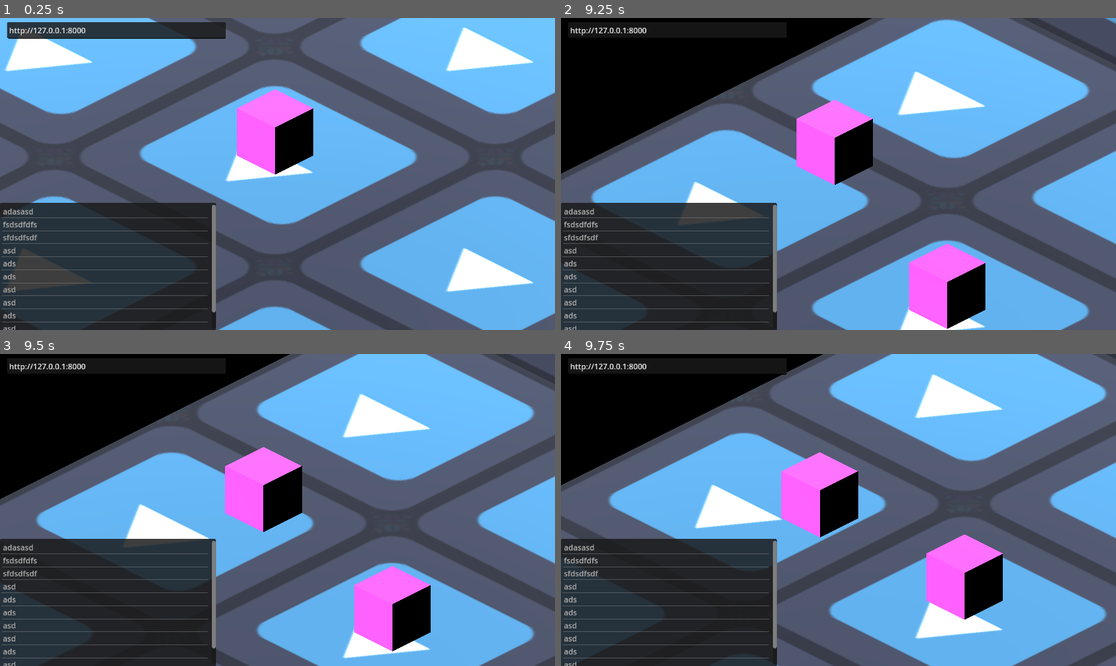
Above: before the commit, frames 1-4 (two rows, left to right).
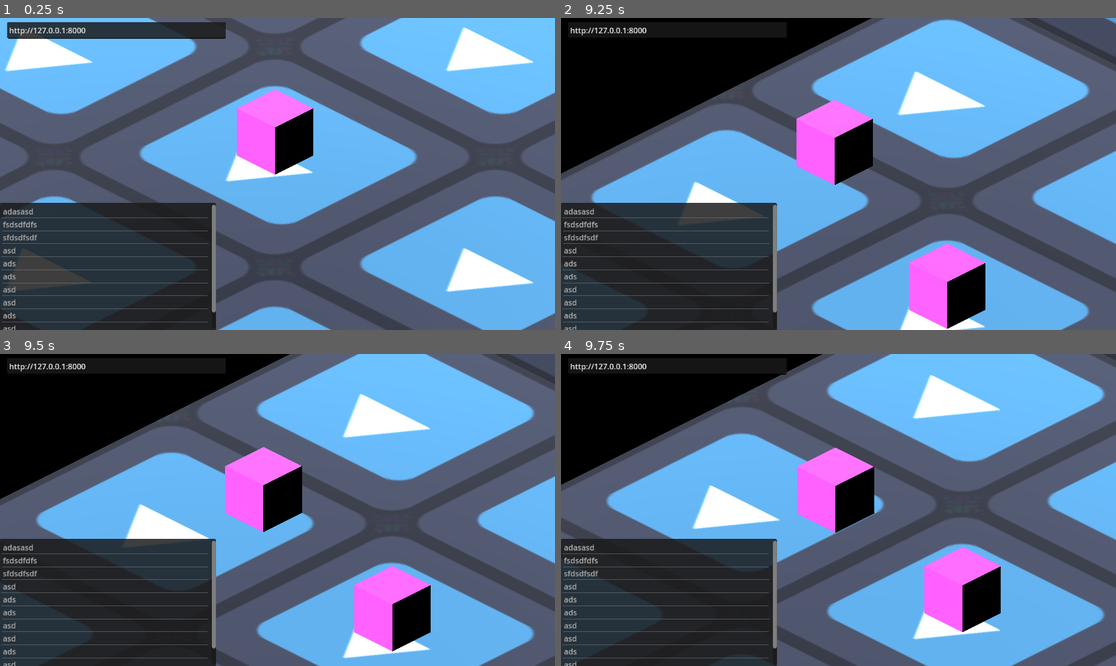
Above: after the commit, the same moments.

Repository: mkualquiera/infinite-something-gd
Game: Godot game, scene res://generator.tscn
Two runs of this game, one before a commit and one after it. Both use one fixed random seed, a clock stepped at 60 frames per second and the inputs below. This scene is started directly instead of the project's main scene. The engine's default icon, where the game draws it, is replaced by a stand-in: a white triangle on a blue panel in a dark square.
Inputs (mouse positions are in pixels of both pictures, inside the frame that each line leads up to):
- Up to frame 1 (0.25 s): no input
- Up to frame 2 (9.25 s): tap Enter at 0.5 s; move the mouse to (960, 158) at 0.52 s; click (960, 158) at 0.67 s; move the mouse to (727, 189) at 1.27 s; click (727, 189) at 1.42 s; move the mouse to (894, 105) at 2.02 s; click (894, 105) at 2.17 s; move the mouse to (810, 236) at 2.77 s; click (810, 236) at 2.92 s; move the mouse to (1005, 220) at 3.52 s; click (1005, 220) at 3.67 s; move the mouse to (672, 127) at 4.27 s; click (672, 127) at 4.42 s; move the mouse to (866, 174) at 5.02 s; click (866, 174) at 5.17 s; move the mouse to (755, 96) at 5.77 s; click (755, 96) at 5.92 s; move the mouse to (960, 158) at 6.52 s; click (960, 158) at 6.67 s; move the mouse to (727, 189) at 7.27 s; click (727, 189) at 7.42 s; move the mouse to (894, 105) at 8.02 s; click (894, 105) at 8.17 s; move the mouse to (810, 236) at 8.77 s; click (810, 236) at 8.92 s
- Up to frame 3 (9.5 s): no input
- Up to frame 4 (9.75 s): move the mouse to (1005, 556) at 9.52 s; click (1005, 556) at 9.67 s

Frames 1-3 are identical in both runs. In frame 4, 6.3% of the frame differs, in the area x 0-100%, y 0-100%.
Error before the commit: Trying to assign value of type 'Nil' to a variable of type 'Dictionary'. (res://Scripts/RoomController.gd:94)
Error after the commit: Trying to assign value of type 'Nil' to a variable of type 'Dictionary'. (res://Scripts/RoomController.gd:114)

Commit message:
[ room_gen ] loading queue

Diff:
--- a/Scenes/room.tscn
+++ b/Scenes/room.tscn
@@ -33,7 +33,7 @@
 transform = Transform3D(1, -3.13716e-22, -7.10543e-15, 2.75725e-22, 1, -1.42109e-14, 7.10543e-15, -1.51583e-28, 1, 0, 1.19209e-07, 5.68434e-14)
 script = ExtResource("1_vpq05")
 
-[node name="RoomController" type="NavigationRegion3D" parent="." node_paths=PackedStringArray("floor", "l_wall")]
+[node name="RoomController" type="NavigationRegion3D" parent="." node_paths=PackedStringArray("floor", "l_wall", "music_gen")]
 transform = Transform3D(1, 3.13716e-22, 7.10543e-15, -2.75726e-22, 1, 1.42109e-14, -7.10543e-15, 1.51583e-28, 1, -4.41295e-28, -1.19209e-07, -5.68434e-14)
 navigation_mesh = SubResource("NavigationMesh_qtd14")
 script = ExtResource("3_htjng")
@@ -41,6 +41,7 @@
 load_on_ready = true
 floor = NodePath("../Floor")
 l_wall = NodePath("../LeftWall")
+music_gen = NodePath("../AudioStreamPlayer/MusicGenerator")
 
 [node name="Floor" type="MeshInstance3D" parent="."]
 transform = Transform3D(-9, 1.35896e-06, 1.97083e-14, 2.17935e-20, -3.93402e-07, 2.986, 1.35896e-06, 9, 1.30522e-07, -0.005, 0.011, 0)
@@ -96,7 +97,6 @@
 
 [node name="MusicGenerator" type="Node" parent="AudioStreamPlayer"]
 script = ExtResource("5_qda7y")
-load_on_ready = true
 
 [node name="MeshInstance3D" type="MeshInstance3D" parent="."]
 transform = Transform3D(0.984, -5.38099e-43, 0, -1.61523e-30, 0.5, 0, 0, 0, 0.984, -4.41295e-28, 0, -4.5)
--- a/Scripts/MeshGenerator.gd
+++ b/Scripts/MeshGenerator.gd
@@ -3,6 +3,8 @@
 
 @export var mesh_description = "Underwater"
 @export var load_on_ready = false
+
+signal done_loading()
 
 func _ready():
 	if load_on_ready:
@@ -45,3 +47,5 @@
 	# Set the material to the mesh
 	var mesh_instance = get_parent()
 	mesh_instance.mesh = mesh
+
+	emit_signal("done_loading")
--- a/Scripts/MusicGenerator.gd
+++ b/Scripts/MusicGenerator.gd
@@ -1,9 +1,12 @@
 extends Node
+class_name MusicGenerator
 
 @export var music_description = "Drums, tribal, indigenous, dangerous"
 @export var load_on_ready = false
 @export var duration = 30.0
 @export var loops = 3
+
+signal done_loading()
 
 func _ready():
 	if load_on_ready:
@@ -45,6 +48,7 @@
 
 		var audio_player: AudioStreamPlayer = get_parent()
 		audio_player.stream = audio_stream
-		audio_player.play()
 	else:
 		print("Audio fail", result, "and", response_code)
+
+	emit_signal("done_loading")
--- a/Scripts/ObjectController.gd
+++ b/Scripts/ObjectController.gd
@@ -10,6 +10,18 @@
 func _ready():
 	pass # Replace with function body.
 
+var loading_counter: int = 0
+var loading_debounced: bool = false
+
+signal on_done_loading()
+
+func on_child_done_loading():
+	if loading_debounced:
+		return
+	loading_counter -= 1
+	if loading_counter <= 0:
+		emit_signal("on_done_loading")
+		loading_debounced = true
 
 # Called every frame. 'delta' is the elapsed time since the previous frame.
 func _process(delta):
@@ -37,6 +49,7 @@
 		HTTPClient.METHOD_POST, json_request)
 	if error != OK:
 		push_error("An error occurred in the HTTP request.")
+	loading_counter += 1
 
 	http_request = HTTPRequest.new()
 	add_child(http_request)
@@ -47,6 +60,7 @@
 		HTTPClient.METHOD_POST, json_request)
 	if error != OK:
 		push_error("An error occurred in the HTTP request.")
+	loading_counter += 1
 
 func _on_prompt_generated(result, response_code, headers, body):
 
@@ -58,6 +72,7 @@
 
 	var texture_generator: MeshGenerator = get_parent().get_child(1)
 	texture_generator.mesh_description = prompt
+	texture_generator.connect("done_loading",on_child_done_loading)
 	texture_generator.do_load()
 
 func _on_interactions_generated(result, response_code, headers, body):
@@ -66,6 +81,7 @@
 	var data = JSON.parse_string(json)
 
 	interactions = data["interactions"]
+	on_child_done_loading()
 	print_debug(interactions)
 
 func do_interaction(index):
--- a/Scripts/RoomController.gd
+++ b/Scripts/RoomController.gd
@@ -1,15 +1,26 @@
-extends Node3D
+extends Node
 class_name RoomController
 
 @export var room_theme = "A videogame with the theme: Underwater"
 @export var load_on_ready = false
 @export var floor: MeshInstance3D
 @export var l_wall: MeshInstance3D
+@export var music_gen: MusicGenerator
 @export var obj_padding: float = 0.5
 @export var room_manager: RoomManager
 @export var room_position: Vector2i
 var controllers: Array[ObjectController]
 var world: Dictionary
+
+var loading_counter: int = 0
+
+signal on_done_loading(pos)
+
+func on_child_done_loading():
+	loading_counter -= 1
+	print_debug("Loading counter ", loading_counter)
+	if loading_counter <= 0:
+		emit_signal("on_done_loading", room_position)
 
 # Called when the node enters the scene tree for the first time.
 func _ready():
@@ -69,16 +80,25 @@
 	if error != OK:
 		push_error("An error occurred in the HTTP request.")
 
+	loading_counter += 1
+	music_gen.connect("done_loading",on_child_done_loading)
+	music_gen.do_load()
+
+
 func _on_room_texture_prompts_generated(result, response_code, headers, body):
 	var json = body.get_string_from_utf8()
 	var data = JSON.parse_string(json)
 
 	var floor_gen: TextureGenerator = floor.get_child(0)
 	floor_gen.texture_description = data["floor_texture"]
+	loading_counter += 1
+	floor_gen.connect("done_loading",on_child_done_loading)
 	floor_gen.do_load()
 
 	var wall_l_gen: TextureGenerator = l_wall.get_child(0)
 	wall_l_gen.texture_description = data["wall_texture"]
+	loading_counter += 1
+	wall_l_gen.connect("done_loading",on_child_done_loading)
 	wall_l_gen.do_load()
 
 # Called every frame. 'delta' is the elapsed time since the previous frame.
@@ -94,9 +114,11 @@
 	world = data
 
 	for object in data["objects"]:
+		loading_counter += 1
 		var controller = _create_object(object, false)
 		controllers.append(controller)
 		controller.update_rendering(data)
+		controller.connect("on_done_loading", on_child_done_loading)
 
 func do_interaction(object: ObjectController, interaction):
 	# Create an HTTP request node and connect its completion signal.
@@ -203,7 +225,8 @@
 
 
 func _on_player_enter():
-	room_manager.instantiate_room(room_position + Vector2i(1,0))
-	room_manager.instantiate_room(room_position + Vector2i(0,1))
-	room_manager.instantiate_room(room_position + Vector2i(-1,0))
-	room_manager.instantiate_room(room_position + Vector2i(0,-1))
+	pass
+	room_manager.enqueue_room(room_position + Vector2i(1,0))
+	room_manager.enqueue_room(room_position + Vector2i(0,1))
+	room_manager.enqueue_room(room_position + Vector2i(-1,0))
+	room_manager.enqueue_room(room_position + Vector2i(0,-1))
--- a/Scripts/RoomManager.gd
+++ b/Scripts/RoomManager.gd
@@ -5,11 +5,24 @@
 var room_scene = preload("res://Scenes/room.tscn")
 @export var player: CharacterBody3D
 @export var grid_size: int = 20
+var room_queue: Array[Vector2i]
+
+signal loading_finished(pos: Vector2i)
 
 # Called when the node enters the scene tree for the first time.
 func _ready():
 	var core_room = instantiate_room(Vector2i(0,0))
 	core_room.get_child(0)._on_player_enter()
+
+func enqueue_room(pos: Vector2i):
+	room_queue.append(pos)
+
+func _loading_finished(pos: Vector2i):
+	print_debug("Room finished loading ", pos)
+	emit_signal("loading_finished", pos)
+	var next_room = room_queue.pop_back()
+	if next_room:
+		instantiate_room(next_room)
 
 func instantiate_room(pos: Vector2i):
 	if rooms.has(pos):
@@ -22,5 +35,6 @@
 	var controller: RoomController = instantiated.get_child(0)
 	controller.room_manager = self
 	controller.room_position = pos
+	controller.connect("on_done_loading", _loading_finished)
 	add_child(instantiated)
 	return instantiated
--- a/Scripts/TextureGenerator.gd
+++ b/Scripts/TextureGenerator.gd
@@ -4,6 +4,8 @@
 @export var texture_description = "Underwater"
 @export var load_on_ready = false
 @export var extra_meshes: Node
+
+signal done_loading()
 
 func _ready():
 	if load_on_ready:
@@ -63,3 +65,5 @@
 
 	if extra_meshes:
 		extra_meshes.material_override = material
+
+	emit_signal("done_loading")
Not shown: 2 places in Scenes/room_object.tscn that only renumber resources
